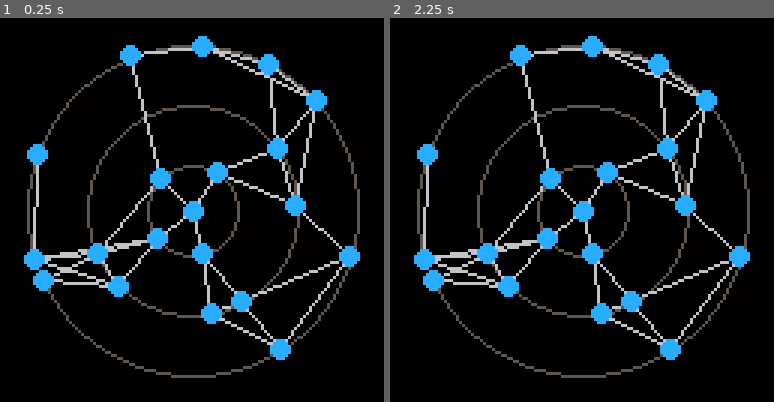
Above: before the commit, frames 1-2 (left to right).
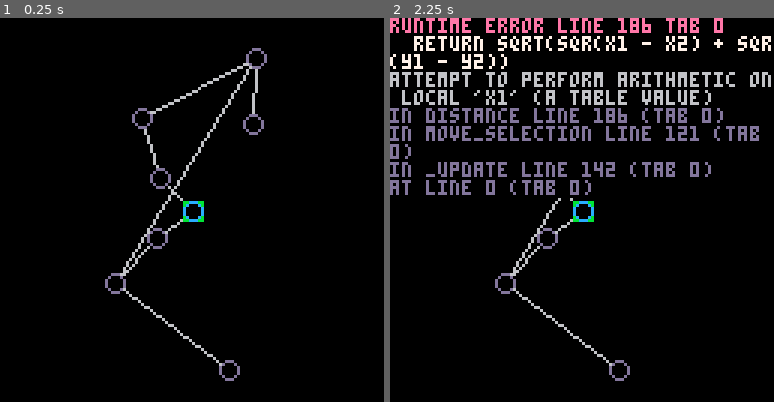
Above: after the commit, the same moments.

Repository: vitaminabcd/picorion
Game: PICO-8 cartridge map.p8
Same seed, same stepped clock (60 frames per second), same inputs: the game is played once before the commit and once after it.
Inputs:
- Up to frame 1 (0.25 s): no input
- Up to frame 2 (2.25 s): hold Right 1.6-2.1 s; hold Up from 2.15 s (still down)

The runs differ from the first frame. In frame 1, 12% of the frame differs, in the area x 6-94%, y 4-95%; in frame 2, 21%, in the area x 0-100%, y 0-95%.
Error after the commit: runtime error line 186 tab 0; return sqrt(sqr(x1 - x2) + sqr(y1 - y2)); attempt to perform arithmetic on local 'x1' (a table value)

Commit message:
selection

Diff:
--- a/map.p8
+++ b/map.p8
@@ -3,7 +3,7 @@
 __lua__
 -- map screen
 
--- math constants
+-- utility constants
 pi = 3.14159265359
 
 -- game constants
@@ -13,10 +13,15 @@
 min_planet_distance = 7
 origin = nil
 
+-- mapscreen globals
+selected = nil
+current = nil
+
 function _init()
   -- createPlanets
   for o=1,#orbits do
-    local num_planets = o == 1 and 1 or rnd(o) + o * 2
+    local extra_planets = o == 4 and 1 or o -- want fewer planets on the outside
+    local num_planets = o == 1 and 1 or rnd(o) + extra_planets
     for p=1,num_planets do create_planet(orbits[o], o) end
   end
   origin = planets[1]
@@ -24,39 +29,21 @@
   -- createConnections
   origin.connected = true
   foreach(planets, connect_planet)
-end
-
-function _update()
-end
-
-function _draw()
-  cls()
-
-  -- draw orbits
-  for orbit in all(orbits) do
-    circ(center, center, orbit, 5)
-  end
-
-  -- draw planets
-  foreach(planets, draw_planet_connections)
-  foreach(planets, draw_planet)
-end
-
-function draw_planet(planet)
-  -- draw a circle at the planets coords
-  circfill(planet.x, planet.y, 3, 12)
-end
-
-function draw_planet_connections(planet)
-  -- draw a line from the planet to its neighbors
-  for neighbor in all(planet.neighbors) do
-    line(planet.x, planet.y, neighbor.x, neighbor.y, 6)
-  end
-end
-
--- planet init
+
+  origin.current = true
+
+  -- this would normally go in the map screens init
+  for planet in all(planets) do
+    if planet.current then
+      selected = planet
+      current = planet
+      break
+    end
+  end
+end
 
 function create_planet(radius, orbit)
+  -- planet init
   local valid = false
   local x, y
   while(valid == false) do
@@ -81,9 +68,7 @@
 function validate_planet(x, y)
   -- make sure this planet wont be too close to any others
   for planet in all(planets) do
-    if(distance(x, y, planet.x, planet.y) < min_planet_distance) then
-      return false
-    end
+    if(distance(x, y, planet.x, planet.y) < min_planet_distance) return false
   end
   return true
 end
@@ -98,13 +83,15 @@
   -- just keep connecting planets with their neighbors until
   -- you reach a planet that is already connected
   -- note that the origin planet starts out 'connected'
-  if planet.connected then return true end
+  if (planet.connected) return true
   local closest_neighbor
   local closest_dist = 1000
   for neighbor in all(planets) do
    local dist = distance(neighbor.x, neighbor.y, planet.x, planet.y)
     -- dont connect planet with itself, or any neighbor connected to
-   if dist ~= 0 and indexOf(planet.neighbors, neighbor) == -1 then
+   if dist ~= 0
+   and indexOf(planet.neighbors, neighbor) == -1
+   and (planet.orbit - neighbor.orbit < 2) then
      if dist < closest_dist then
        closest_dist = dist
        closest_neighbor = neighbor
@@ -118,7 +105,85 @@
  planet.connected = connect_planet(closest_neighbor)
 end
 
--- math functions
+function move_selection(dir)
+  local candidate_selection
+  local candidate_coord
+  local candidate_dist
+  local axis = (dir == 0 or dir == 1) and 'x' or 'y'
+  local selectable = copy_table(current.neighbors)
+  add(selectable, current)
+  for neighbor in all(selectable) do
+    local coord = neighbor[axis]
+    if (not candidate_coord) candidate_coord = coord
+    local candidate = false
+    if dir == 0 or dir == 2 then
+      candidate = (coord < selected[axis])
+    elseif dir == 1 or dir == 3 then
+      candidate = (coord > selected[axis])
+    end
+    if candidate and distance(selected, neighbor) <= candidate_dist then
+      candidate_coord = coord
+      candidate_selection = neighbor
+    end
+  end
+  if (candidate_selection) selected = candidate_selection
+end
+
+function _update()
+  -- left
+  if btnp(0) then
+   move_selection(0)
+  end
+
+  -- right
+  if btnp(1) then
+   move_selection(1)
+  end
+
+  -- up
+  if btnp(2) then
+   move_selection(2)
+  end
+
+  -- down
+  if btnp(3) then
+   move_selection(3)
+  end
+end
+
+function _draw()
+  cls()
+
+  -- draw orbits
+  --for orbit in all(orbits) do
+  --  circ(center, center, orbit, 5)
+  --end
+
+  -- draw planet connections
+  foreach(planets, draw_planet_connections)
+
+  -- draw selection box
+  rectfill(selected.x - 3, selected.y - 3, selected.x + 3, selected.y + 3, 11)
+
+  -- draw planets
+  foreach(planets, draw_planet)
+end
+
+function draw_planet(planet)
+  -- draw a circle at the planets coords
+  local color = planet.current and 12 or 13
+  circfill(planet.x, planet.y, 3, color)
+  circfill(planet.x, planet.y, 2, 0)
+end
+
+function draw_planet_connections(planet)
+  -- draw a line from the planet to its neighbors
+  for neighbor in all(planet.neighbors) do
+    line(planet.x, planet.y, neighbor.x, neighbor.y, 6)
+  end
+end
+
+-- utility functions
 
 function distance(x1, y1, x2, y2)
   return sqrt(sqr(x1 - x2) + sqr(y1 - y2))
@@ -137,5 +202,12 @@
   return -1
 end
 
+function copy_table(orig)
+  local copy = {}
+  for orig_key, orig_value in pairs(orig) do
+    copy[orig_key] = orig_value
+  end
+  return copy
+end
 
 __gfx__
